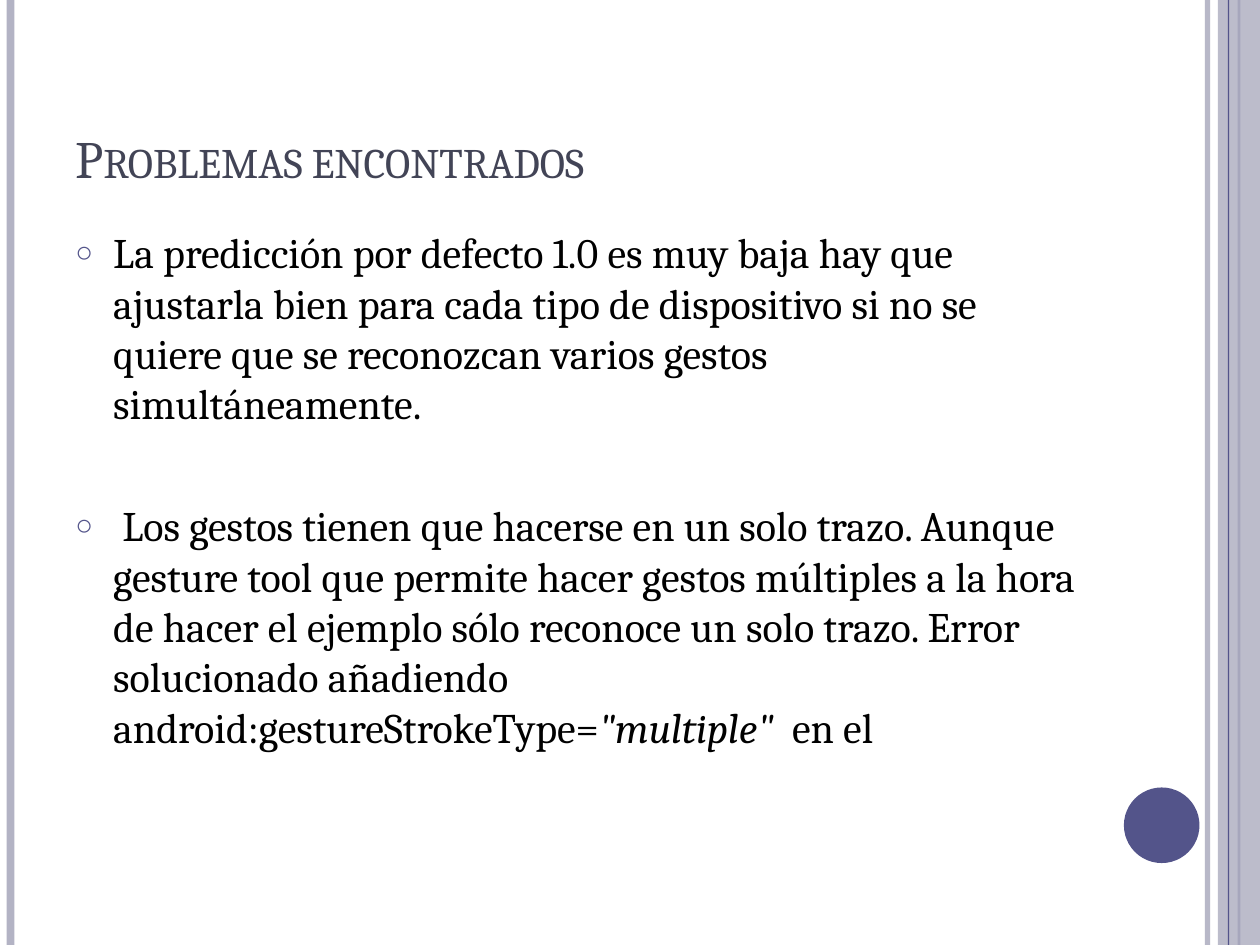
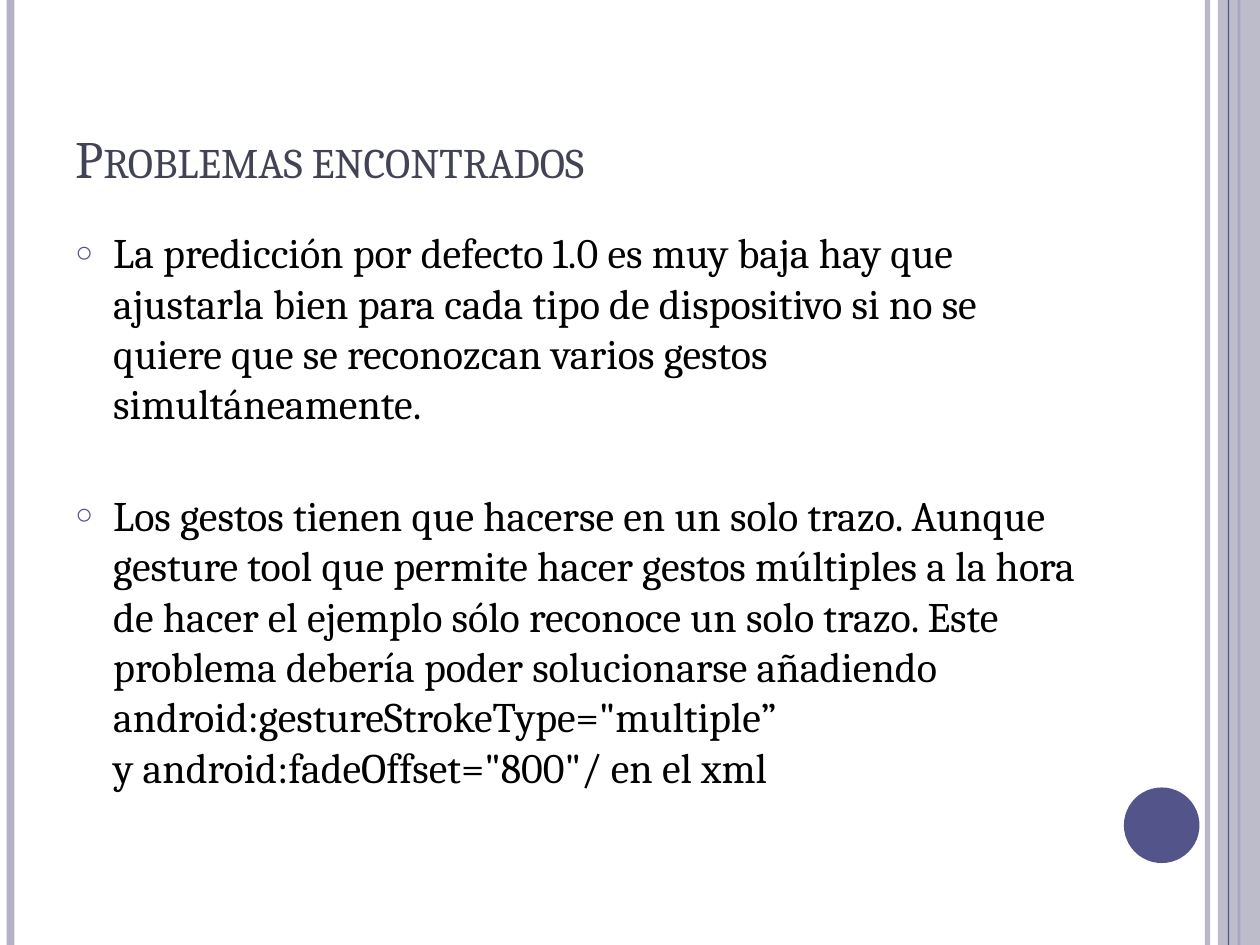
Before and after one commit to Jick9536/NPI-P3, a slide deck: slide 12 of NPI- Práctica 3.pptx (slide 11 before the commit). Drawn at 1260x945 pixels with LibreOffice and Linux fonts; fonts in the diff are those of the drawing. Boxes give left, top, right and bottom in pixels: in the first picture for what was removed or moved away, otherwise in the second. Text is boxed around its words. In the diff, an @@ line names an element or a change of style, - is before the commit and + after.

```diff
--- a/NPI- Práctica 3.pptx
+++ b/NPI- Práctica 3.pptx
@@ text at <box>113,501,1075,792</box>: text changed @@
-○ Los gestos tienen que hacerse en un solo trazo. Aunque gesture tool que permite hacer gestos múltiples a la hora de hacer el ejemplo sólo reconoce un solo trazo. Error solucionado añadiendo android:gestureStrokeType="multiple" en el
+○ Los gestos tienen que hacerse en un solo trazo. Aunque gesture tool que permite hacer gestos múltiples a la hora de hacer el ejemplo sólo reconoce un solo trazo. Este problema debería poder solucionarse añadiendo android:gestureStrokeType="multiple”
+  y android:fadeOffset="800"/ en el xml
```
Also in this commit, not shown: 3 other slides changed, 1 slide added, 6 other files.
